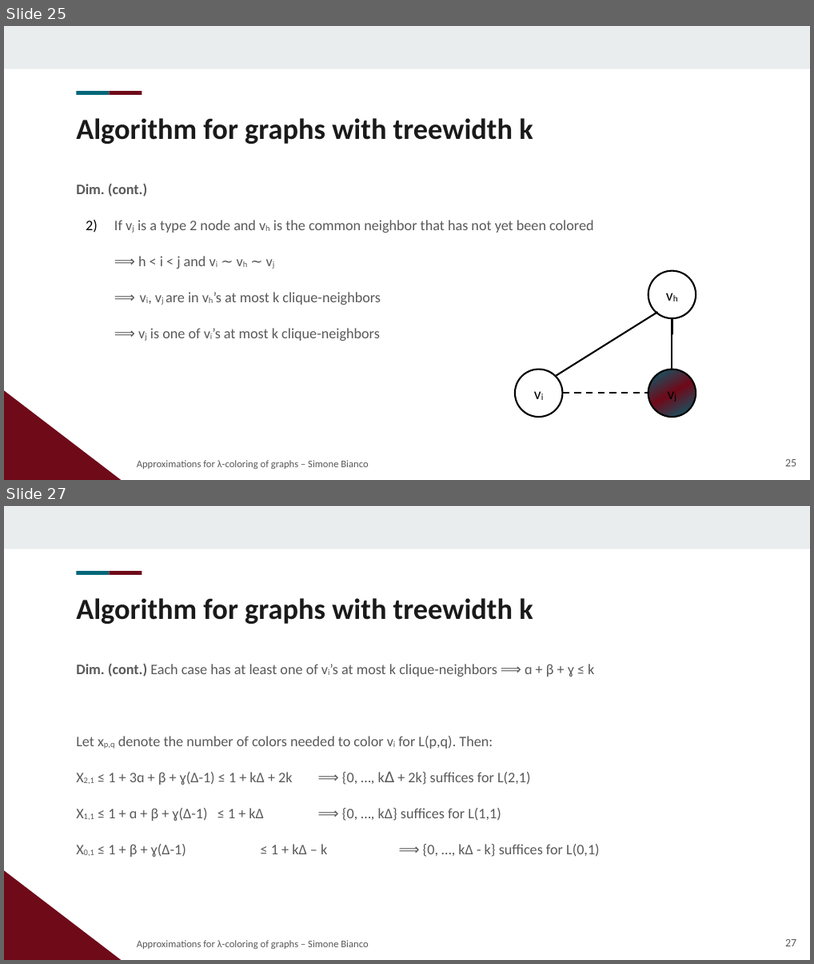
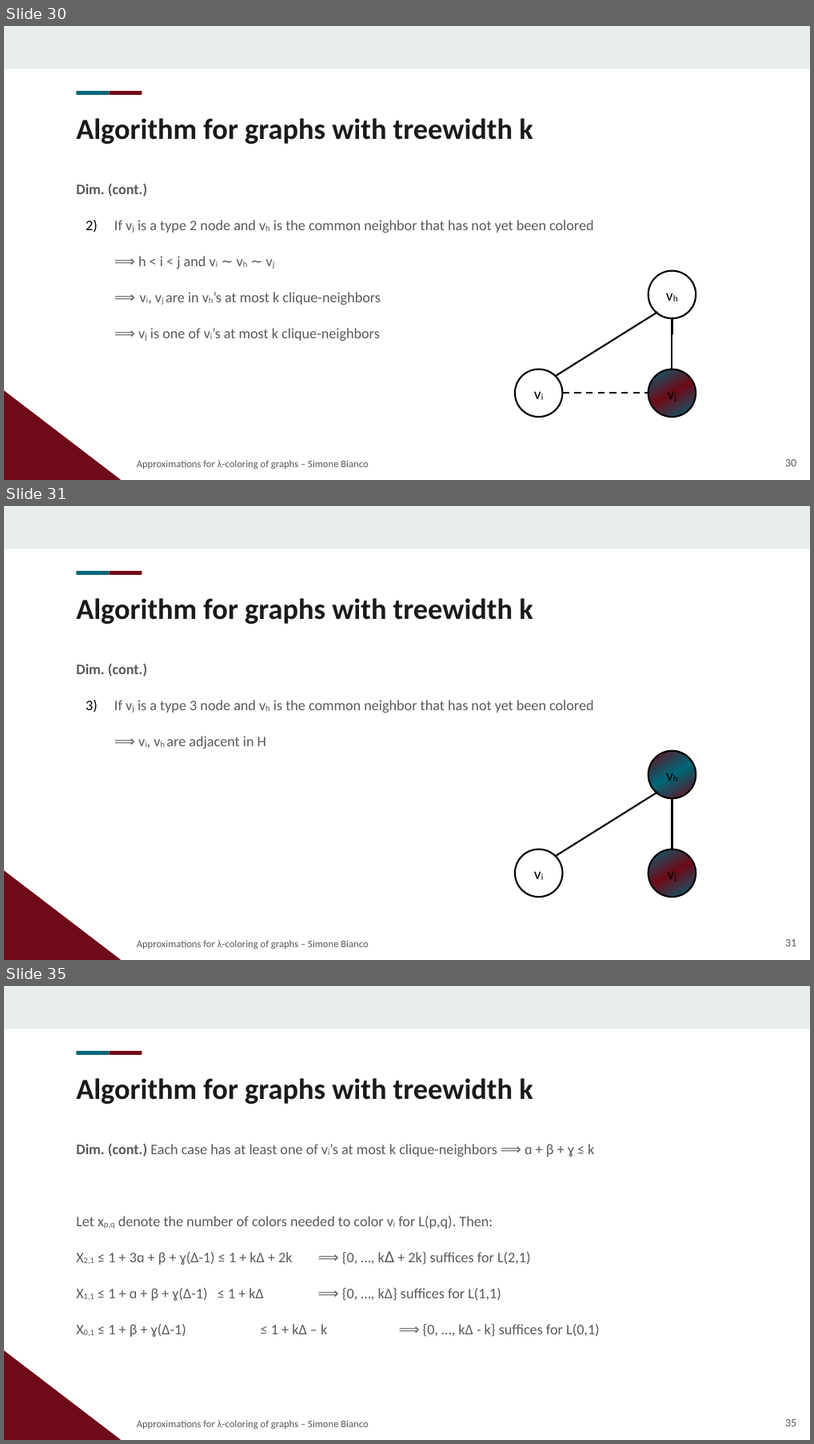
Before and after one commit to Exyss/university-notes, a slide deck: Presentations/Lambda Coloring/slides.odp. Shown one above the other, each under a label of ours: slides 25 and 27 before the commit, slides 30, 31 and 35 after it; the slides between them are not shown. The pictures are 814x964 and 814x1444 pixels, drawn with LibreOffice and Linux fonts; fonts in the diff are those of the drawing; background and template pictures are left out. Boxes give left, top, right and bottom in pixels: in the first picture for what was removed or moved away, otherwise in the second. Text is boxed around its words. In the diff, an @@ line names an element or a change of style, - is before the commit and + after.

```diff
--- a/Presentations/Lambda Coloring/slides.odp
+++ b/Presentations/Lambda Coloring/slides.odp
@@ slide 31 added at [4, 506, 810, 960], background #FFFFFF; not listed: 4 template elements that a slide beside it also shows @@
@@ title added at [76, 598, 533, 624], 26 pt, text #1A1A1A, bold @@
+Algorithm for graphs with treewidth k
@@ text added at [76, 663, 594, 748], 13 pt, text #595959 @@
+Dim. (cont.)
+3) If vj is a type 3 node and vh is the common neighbor that has not yet been colored
+⟹ vi, vh are adjacent in H
@@ ellipse added at [648, 750, 696, 798], fill gradient #6F0A19 to #006778, outline #000000 1.5 pt, 14 pt, text #000000 @@
+vh
@@ line added from (556, 855) to (658, 792), #000000 1.5 pt @@
@@ elbow line added from (673, 798) to (673, 848), #000000 1.5 pt @@
@@ ellipse added at [515, 848, 563, 896], outline #000000 1.5 pt, 14 pt, text #000000 @@
+vi
@@ ellipse added at [648, 848, 696, 896], fill gradient #006778 to #6F0A19, outline #000000 1.5 pt, 14 pt, text #000000 @@
+vj
@@ text added at [137, 940, 368, 948], 9 pt, text #595959 @@
+Approximations for λ-coloring of graphs – Simone Bianco
@@ page number added at [786, 939, 797, 946], 10 pt, text #595959 @@
+31
@@ what was slide 25 is now slide 30 @@
@@ page number at [786, 459, 797, 466]: text changed @@
-25
+30
@@ what was slide 27 is now slide 35 @@
@@ page number at [786, 1419, 797, 1426]: text changed @@
-27
+35
```
Also in this commit, not shown: 4 slides changed, 11 other slides added, 3 other files.
